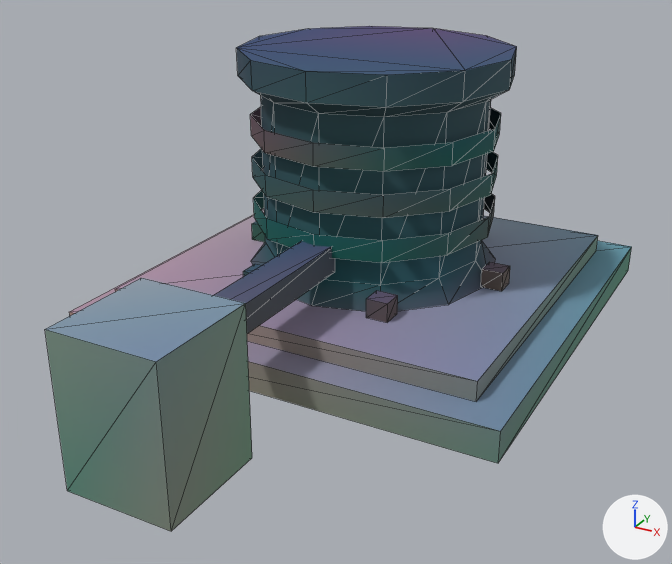
One commit to the glTF model assets/kit/capstan_base.glb: the scene before it, then after it.
Rendered twice from a 50 mm lens placed at (1.5, -3.03, 1.57), pointed at (0.07, -0.43, 0.27). The lights are fixed; the arrows at lower right show +X, +Y and +Z. The older version comes first. Mesh edges are drawn as thin lines. Vertices at exactly the same position are counted once.

Objects in the first picture: 'cap_chain', 'cap_chain.001', 'cap_chain.002', 'cap_drum', 'cap_guide', 'cap_lead', 'cap_plinth'.
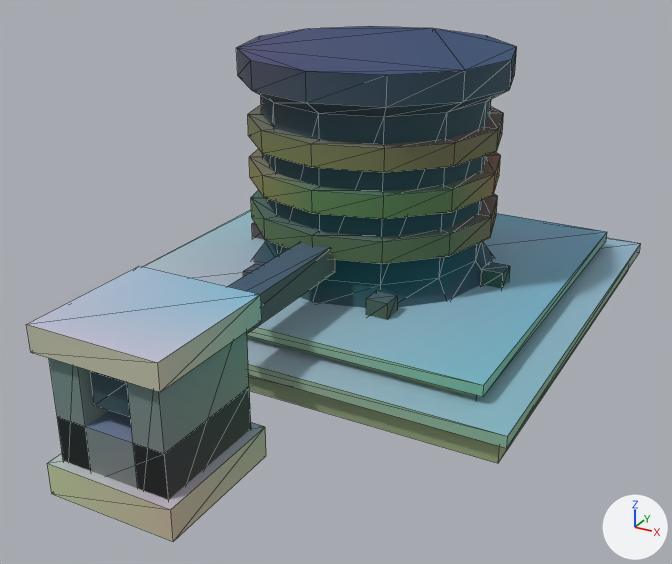
Edits to the bpy script that builds the scene:
```text
Add mat_m_bronze:
    mat_m_bronze = bpy.data.materials.new('M_bronze')
    # nodes: BsdfPrincipled, Mix, OutputMaterial, VertexColor
    # colours: brown #a68e69, mixed with the vertex colours
Add mat_m_stone_trim:
    mat_m_stone_trim = bpy.data.materials.new('M_stone_trim')
    # nodes: BsdfPrincipled, Mix, OutputMaterial, VertexColor
    # colours: white #e5dfd4, mixed with the vertex colours
Change me_cap_plinth:
    where me_cap_plinth.from_pydata(...)  # 16 vertices, 24 faces; spans x -0.82..0.82, y -0.82..0.82, z 0.0..0.18
    used by ob_cap_plinth; location = (0.0, 0.0, 0.0)
    me_cap_plinth part 1: 24 faces centred in x -0.82..0.82, y -0.82..0.82, z 0.0..0.18 are repainted in the vertex colours, in many colours
Change me_cap_chain:
    used by ob_cap_chain; location = (0.0, 0.0, 0.0)
    remove me_cap_chain.from_pydata(...)  # 24 vertices, 24 faces; spans x -0.46..0.46, y -0.46..0.46, z 0.36..0.44
    remove me_cap_chain.materials.append(mat_m_iron)
    add me_cap_chain.from_pydata(...)  # 48 vertices, 96 faces; spans x -0.47..0.47, y -0.47..0.47, z 0.36..0.44
    me_cap_chain part 2: the whole mesh is rebuilt
    add me_cap_chain.materials.append(mat_m_bronze)
Change me_cap_chain_001:
    used by ob_cap_chain_001; location = (0.0, 0.0, 0.0)
    remove me_cap_chain_001.from_pydata(...)  # 24 vertices, 24 faces; spans x -0.46..0.46, y -0.46..0.46, z 0.52..0.6
    remove me_cap_chain_001.materials.append(mat_m_iron)
    add me_cap_chain_001.from_pydata(...)  # 48 vertices, 96 faces; spans x -0.47..0.47, y -0.47..0.47, z 0.52..0.6
    me_cap_chain_001 part 3: the whole mesh is rebuilt
    add me_cap_chain_001.materials.append(mat_m_bronze)
Change me_cap_chain_002:
    used by ob_cap_chain_002; location = (0.0, 0.0, 0.0)
    remove me_cap_chain_002.from_pydata(...)  # 24 vertices, 24 faces; spans x -0.46..0.46, y -0.46..0.46, z 0.68..0.76
    remove me_cap_chain_002.materials.append(mat_m_iron)
    add me_cap_chain_002.from_pydata(...)  # 48 vertices, 96 faces; spans x -0.47..0.47, y -0.47..0.47, z 0.68..0.76
    me_cap_chain_002 part 4: the whole mesh is rebuilt
    add me_cap_chain_002.materials.append(mat_m_bronze)
Change me_cap_guide:
    used by ob_cap_guide; location = (0.0, 0.0, 0.0)
    remove me_cap_guide.from_pydata(...)  # 8 vertices, 12 faces; spans x -0.18..0.18, y -1.52..-1.14, z 0.0..0.5
    add me_cap_guide.from_pydata(...)  # 20 vertices, 36 faces; spans x -0.18..0.18, y -1.52..-1.14, z 0.0..0.5
    me_cap_guide part 5: 12 vertices added at x -0.18..0.18, y -1.52..-1.14, z 0.0..0.5
    me_cap_guide part 6: 6 kept faces spanning x -0.18..0.18, y -1.52..-1.14, z 0.0..0.5 get new vertex colours
Add me_cap_trim:
    me_cap_trim.from_pydata(...)  # a box spanning x -0.85..0.85, y -0.85..0.85, z 0.08..0.12; a box spanning x -0.73..0.73, y -0.73..0.73, z 0.15..0.19; a box spanning x -0.21..0.21, y -1.55..-1.11, z 0.0..0.1; a box spanning x -0.21..0.21, y -1.55..-1.11, z 0.44..0.52
    me_cap_trim.materials.append(mat_m_stone_trim)
Add ob_cap_trim:
    ob_cap_trim = bpy.data.objects.new('cap_trim', me_cap_trim)
    ob_cap_trim.location = (0.0, 0.0, 0.0)
```

Location of each change, [x1, y1, x2, y2] in pixels of the pictures (672 x 564 px):
'cap_trim', added
    after: [27, 210, 641, 542]
'cap_guide', reshaped
    before: [45, 278, 252, 531]
    after: [49, 332, 251, 500]
'cap_chain.002', reshaped
    before: [250, 107, 501, 171]
    after: [248, 105, 504, 172]
'cap_chain.001', reshaped
    before: [252, 149, 498, 218]
    after: [249, 149, 501, 219]
'cap_chain', reshaped
    before: [253, 190, 495, 262]
    after: [251, 190, 498, 264]
part 1 of me_cap_plinth, recoloured
    before: [69, 209, 632, 463]
    after: [247, 268, 629, 463]
part 5 of me_cap_guide, added
    after: [49, 358, 251, 500]
part 6 of me_cap_guide, recoloured
    before: [156, 303, 252, 531]
    after: [159, 332, 251, 497]
